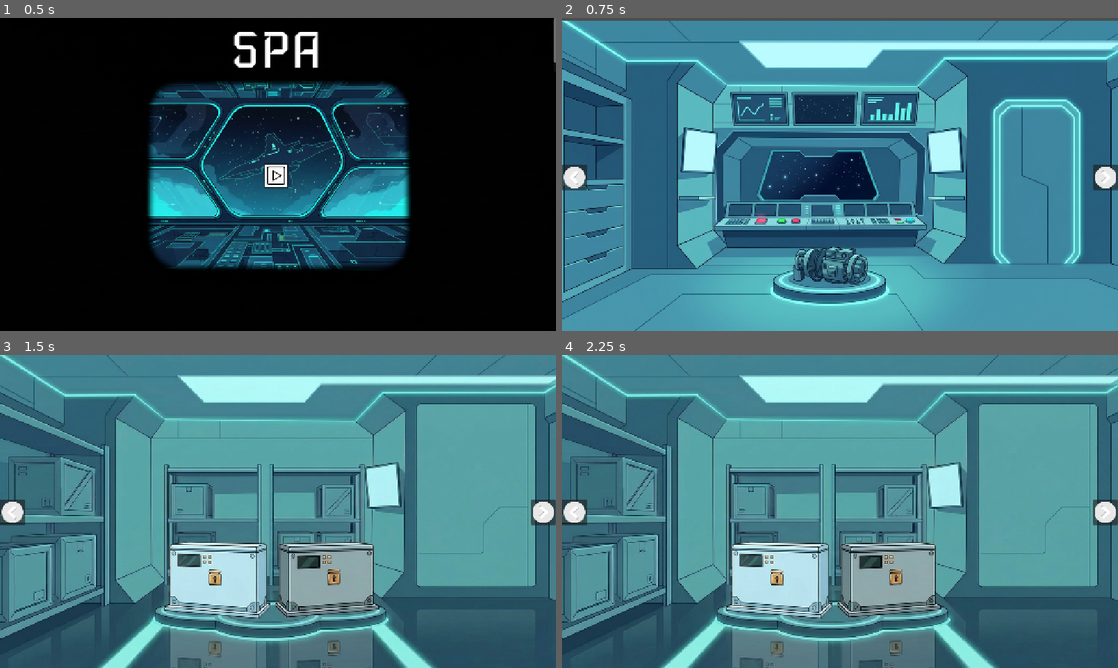
Above: before the commit, frames 1-4 (two rows, left to right).
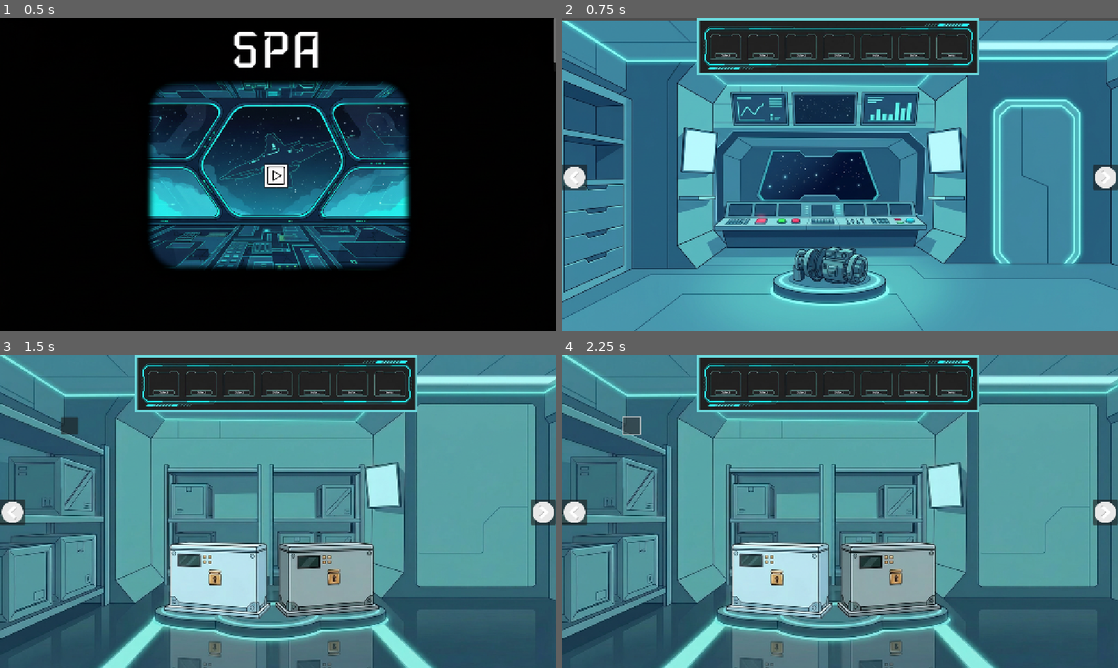
Above: after the commit, the same moments.

Repository: top-it-090304/SpaceshipMission
Game: Godot game, scene res://scenes/StartMenu.tscn
Same seed, same stepped clock (60 frames per second), same inputs: the game is played once before the commit and once after it.
Inputs (mouse positions are in pixels of both pictures, inside the frame that each line leads up to):
- Up to frame 1 (0.5 s): no input
- Up to frame 2 (0.75 s): click (840, 174) at 0.5 s
- Up to frame 3 (1.5 s): click (544, 514) at 1.25 s
- Up to frame 4 (2.25 s): click (628, 423) at 2.02 s

Frame 1 is identical in both runs. In frame 2, 9.2% of the frame differs, in the area x 24-75%, y 0-19%; in frame 3, 9.3%; in frame 4, 9.4%, in the area x 10-75%, y 0-26%.

Commit message:
Inventory added

Diff:
--- a/spaceship-mission-new/scenes/Inventory.tscn
+++ /dev/null
@@ -1,3 +0,0 @@
-[gd_scene format=3 uid="uid://b8le3fmn8kbgs"]
-
-[node name="Inventory" type="Node2D"]
--- /dev/null
+++ b/spaceship-mission-new/scenes/InventoryRoot.tscn
@@ -0,0 +1,73 @@
+[gd_scene load_steps=3 format=3 uid="uid://b8le3fmn8kbgs"]
+
+[ext_resource type="Script" uid="uid://bkl168ugacmfi" path="res://scenes/inventory_root.gd" id="1_b3k8e"]
+[ext_resource type="Texture2D" uid="uid://cowsqc4tplsm7" path="res://ImagesBackground/InventorySlots.png" id="2_8thu0"]
+
+[node name="InventoryRoot" type="Control"]
+layout_mode = 3
+anchors_preset = 0
+script = ExtResource("1_b3k8e")
+
+[node name="Background" type="TextureRect" parent="."]
+layout_mode = 1
+anchors_preset = 10
+anchor_right = 1.0
+offset_left = 311.0
+offset_right = 961.0
+offset_bottom = 130.0
+grow_horizontal = 2
+texture = ExtResource("2_8thu0")
+
+[node name="Slots" type="Control" parent="."]
+anchors_preset = 0
+offset_right = 40.0
+offset_bottom = 40.0
+
+[node name="Slot1" type="TextureRect" parent="Slots"]
+layout_mode = 0
+offset_left = 344.0
+offset_top = 37.0
+offset_right = 412.0
+offset_bottom = 94.0
+
+[node name="Slot2" type="TextureRect" parent="Slots"]
+layout_mode = 0
+offset_left = 429.0
+offset_top = 37.0
+offset_right = 497.0
+offset_bottom = 93.0
+
+[node name="Slot3" type="TextureRect" parent="Slots"]
+layout_mode = 0
+offset_left = 518.0
+offset_top = 36.0
+offset_right = 583.0
+offset_bottom = 98.0
+
+[node name="Slot4" type="TextureRect" parent="Slots"]
+layout_mode = 0
+offset_left = 604.0
+offset_top = 39.0
+offset_right = 671.0
+offset_bottom = 95.0
+
+[node name="Slot5" type="TextureRect" parent="Slots"]
+layout_mode = 0
+offset_left = 689.0
+offset_top = 41.0
+offset_right = 759.0
+offset_bottom = 89.0
+
+[node name="Slot6" type="TextureRect" parent="Slots"]
+layout_mode = 0
+offset_left = 775.0
+offset_top = 39.0
+offset_right = 846.0
+offset_bottom = 98.0
+
+[node name="Slot7" type="TextureRect" parent="Slots"]
+layout_mode = 0
+offset_left = 861.0
+offset_top = 36.0
+offset_right = 932.0
+offset_bottom = 94.0
--- /dev/null
+++ b/spaceship-mission-new/scenes/Item.tscn
@@ -0,0 +1,14 @@
+[gd_scene load_steps=3 format=3 uid="uid://cn1y03h5it8rh"]
+
+[ext_resource type="Script" uid="uid://c5hokcfjq3k1" path="res://scenes/item.gd" id="1_j3wwg"]
+
+[sub_resource type="RectangleShape2D" id="RectangleShape2D_bx46p"]
+size = Vector2(77, 32)
+
+[node name="Item" type="Area2D"]
+script = ExtResource("1_j3wwg")
+
+[node name="Sprite2D" type="Sprite2D" parent="."]
+
+[node name="CollisionShape2D" type="CollisionShape2D" parent="."]
+shape = SubResource("RectangleShape2D_bx46p")
--- a/spaceship-mission-new/scenes/MainGame.tscn
+++ b/spaceship-mission-new/scenes/MainGame.tscn
@@ -1,6 +1,7 @@
-[gd_scene load_steps=2 format=3 uid="uid://lqwo3aoiphos"]
+[gd_scene load_steps=3 format=3 uid="uid://lqwo3aoiphos"]
 
 [ext_resource type="Script" uid="uid://c6kdlp46ni2sm" path="res://scenes/main_game.gd" id="1_hat22"]
+[ext_resource type="PackedScene" uid="uid://b8le3fmn8kbgs" path="res://scenes/InventoryRoot.tscn" id="2_xej52"]
 
 [node name="MainGame" type="Node2D" groups=["MainGame"]]
 position = Vector2(-1, 0)
@@ -10,10 +11,6 @@
 
 [node name="UILayer" type="CanvasLayer" parent="."]
 
-[node name="InventoryRoot" type="Control" parent="UILayer"]
-layout_mode = 3
-anchors_preset = 0
-offset_right = 40.0
-offset_bottom = 40.0
+[node name="InventoryRoot" parent="UILayer" instance=ExtResource("2_xej52")]
 
 [node name="MiniGameLayer" type="CanvasLayer" parent="."]
--- a/spaceship-mission-new/scenes/Room2.tscn
+++ b/spaceship-mission-new/scenes/Room2.tscn
@@ -43,6 +43,12 @@
 offset_right = 607.0
 offset_bottom = 592.0
 
+[node name="Screwdriver" type="Button" parent="."]
+offset_left = 141.0
+offset_top = 142.0
+offset_right = 181.0
+offset_bottom = 182.0
+
 [connection signal="pressed" from="RightArrow" to="." method="_on_right_pressed"]
 [connection signal="pressed" from="LeftArrow" to="." method="_on_left_pressed"]
 [connection signal="pressed" from="LinkButtonBox1" to="." method="_on_box1_pressed"]
--- /dev/null
+++ b/spaceship-mission-new/scenes/inventory_root.gd
@@ -0,0 +1,44 @@
+extends Control
+
+const MAX_SLOTS := 7
+
+var items: Array[String] = []
+var item_textures := {
+	"key": preload("res://items/battery.png"),
+	"card": preload("res://items/screwdriver.png"),
+}
+
+@onready var slots := [
+	$Slots/Slot1,
+	$Slots/Slot2,
+	$Slots/Slot3,
+	$Slots/Slot4,
+	$Slots/Slot5,
+	$Slots/Slot6,
+	$Slots/Slot7,
+]
+
+func add_item(id: String) -> void:
+	if items.size() >= MAX_SLOTS or id in items:
+		return
+	items.append(id)
+	_update_slots()
+
+func remove_item(id: String) -> void:
+	if id in items:
+		items.erase(id)
+		_update_slots()
+
+func has_item(id: String) -> bool:
+	return id in items
+
+func _update_slots() -> void:
+	for i in range(slots.size()):
+		var slot := slots[i] as TextureRect
+		if i < items.size():
+			var id := items[i]
+			slot.texture = item_textures.get(id, null)
+			slot.visible = true
+		else:
+			slot.texture = null
+			slot.visible = false
--- /dev/null
+++ b/spaceship-mission-new/scenes/item.gd
@@ -0,0 +1,16 @@
+extends Area2D
+
+
+@export var item_id: String = "key"        # идентификатор предмета
+@export var texture: Texture2D             # картинка предмета в комнате
+
+func _ready() -> void:
+	$Sprite2D.texture = texture
+	input_event.connect(_on_input_event)
+
+func _on_input_event(viewport, event: InputEvent, shape_idx: int) -> void:
+	if event.is_action_pressed("click"):   # действие "click" = ЛКМ
+		var main_game := get_tree().get_first_node_in_group("MainGame")
+		if main_game:
+			main_game.inventory.add_item(item_id)
+		queue_free()   # убрать предмет из комнаты
--- a/spaceship-mission-new/scenes/main_game.gd
+++ b/spaceship-mission-new/scenes/main_game.gd
@@ -1,5 +1,7 @@
 extends Node2D
 
+
+@onready var inventory := $UILayer/InventoryRoot as Control
 var current_room: Node2D = null
 var room_index: int = 1   # начинаем с Room1
 var board_scene := preload("res://minigame/15puzzle/Board.tscn")
--- a/spaceship-mission-new/scenes/room_2.gd
+++ b/spaceship-mission-new/scenes/room_2.gd
@@ -23,3 +23,9 @@
 		return
 
 	main_game.open_chest()
+
+func _on_screwdriver_pressed() -> void:
+	var main_game := get_tree().get_first_node_in_group("MainGame")
+	if main_game:
+		main_game.inventory.add_item("key")
+	$Screwdriver.hide()
Binary file added: spaceship-mission-new/items/battery.png
Not shown, added: spaceship-mission-new/items/battery.png.import
Binary file added: spaceship-mission-new/items/inventory .png
Not shown, added: spaceship-mission-new/items/inventory .png.import
Binary file added: spaceship-mission-new/items/inventory1 .png
Not shown, added: spaceship-mission-new/items/inventory1 .png.import
Binary file added: spaceship-mission-new/items/screwdriver.png
Not shown, added: spaceship-mission-new/items/screwdriver.png.import
Not shown, added: spaceship-mission-new/scenes/inventory_root.gd.uid
Not shown, added: spaceship-mission-new/scenes/item.gd.uid
